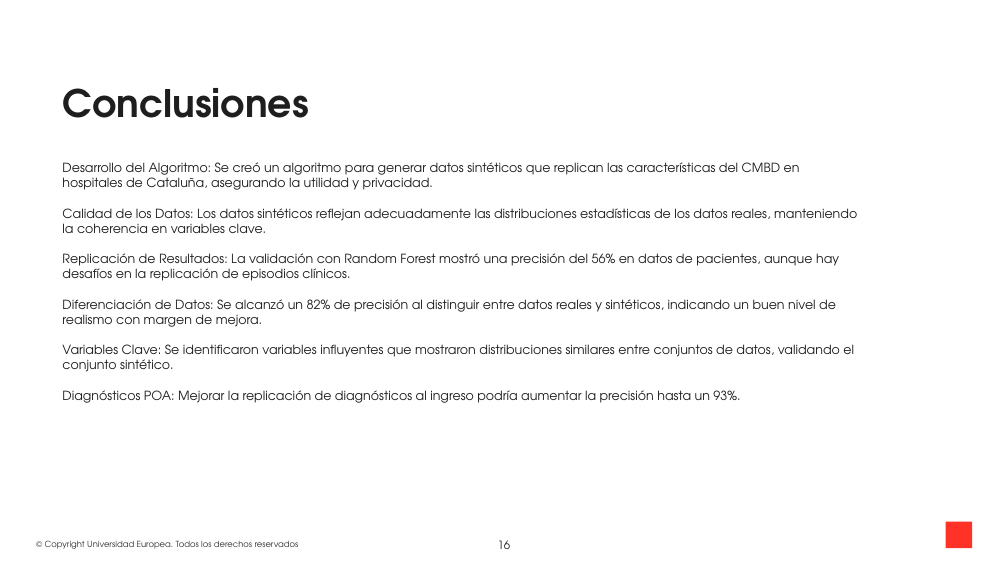
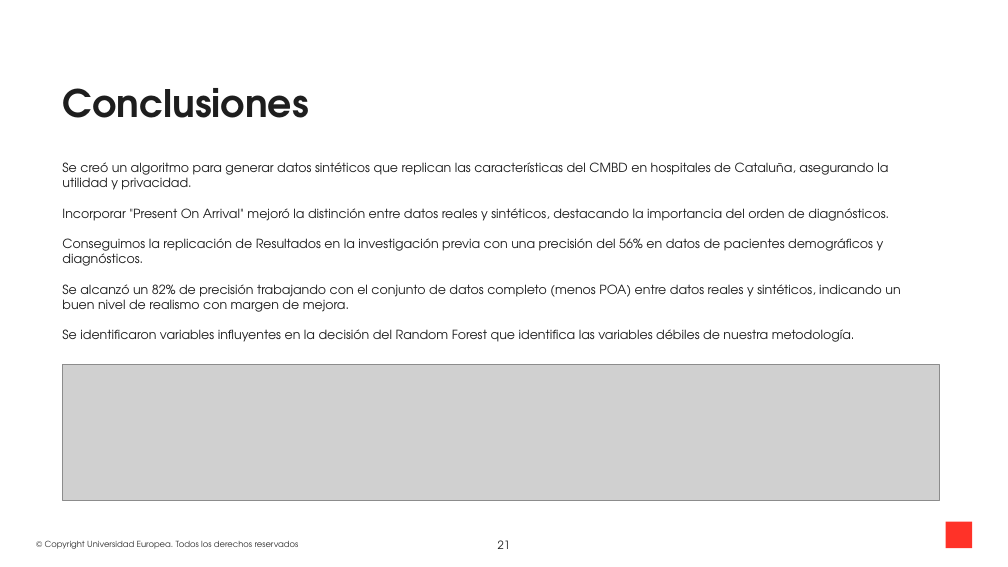
Before and after one commit to gerardmarturia/Sintetic-data-GMN, a slide deck: slide 21 of Presentacion/Presentacion TFM GMN.pptx (slide 16 before the commit). Drawn at 1008x567 pixels with LibreOffice and Linux fonts; fonts in the diff are those of the drawing; grey boxes stand for pictures; background and template pictures are left out. Boxes give left, top, right and bottom in pixels: in the first picture for what was removed or moved away, otherwise in the second. Text is boxed around its words. In the diff, an @@ line names an element or a change of style, - is before the commit and + after.

Commit message:
pr

```diff
--- a/Presentacion/Presentacion TFM GMN.pptx
+++ b/Presentacion/Presentacion TFM GMN.pptx
@@ text at (62, 162, 900, 342): text changed @@
-Desarrollo del Algoritmo: Se creó un algoritmo para generar datos sintéticos que replican las características del CMBD en hospitales de Cataluña, asegurando la utilidad y privacidad.
-Calidad de los Datos: Los datos sintéticos reflejan adecuadamente las distribuciones estadísticas de los datos reales, manteniendo la coherencia en variables clave.
-Replicación de Resultados: La validación con Random Forest mostró una precisión del 56% en datos de pacientes, aunque hay desafíos en la replicación de episodios clínicos.
-Diferenciación de Datos: Se alcanzó un 82% de precisión al distinguir entre datos reales y sintéticos, indicando un buen nivel de realismo con margen de mejora.
-Variables Clave: Se identificaron variables influyentes que mostraron distribuciones similares entre conjuntos de datos, validando el conjunto sintético.
-Diagnósticos POA: Mejorar la replicación de diagnósticos al ingreso podría aumentar la precisión hasta un 93%.
+Se creó un algoritmo para generar datos sintéticos que replican las características del CMBD en hospitales de Cataluña, asegurando la utilidad y privacidad.
+Incorporar "Present On Arrival" mejoró la distinción entre datos reales y sintéticos, destacando la importancia del orden de diagnósticos.
+Conseguimos la replicación de Resultados en la investigación previa con una precisión del 56% en datos de pacientes demográficos y diagnósticos.
+Se alcanzó un 82% de precisión trabajando con el conjunto de datos completo (menos POA) entre datos reales y sintéticos, indicando un buen nivel de realismo con margen de mejora.
+Se identificaron variables influyentes en la decisión del Random Forest que identifica las variables débiles de nuestra metodología.
@@ picture added at (62, 364, 939, 500) @@
@@ page number at (498, 540, 511, 549): text changed @@
-16
+21
```
Also in this commit, not shown: 17 other slides changed, 7 slides added, 36 slides removed.
